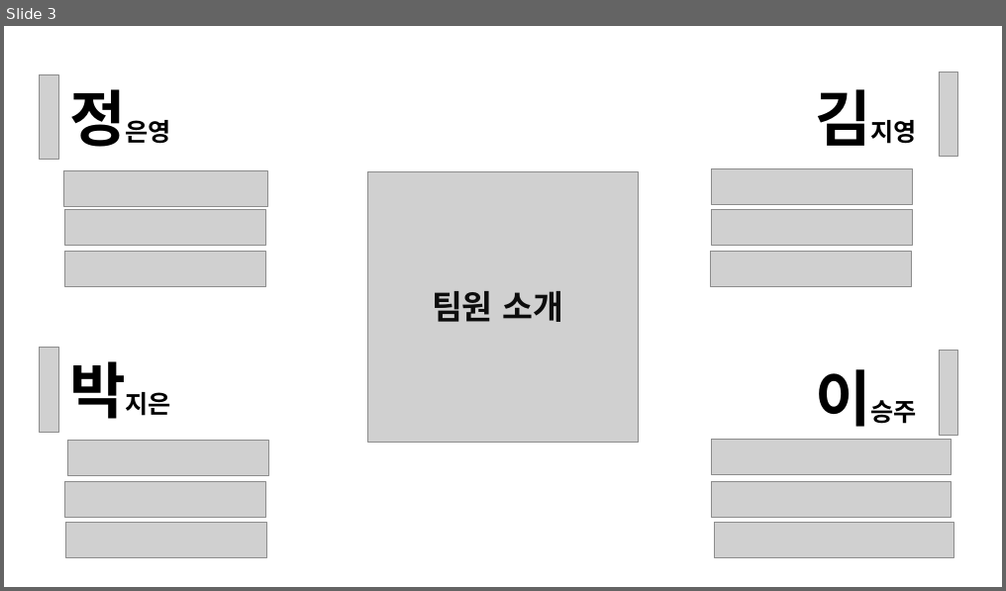
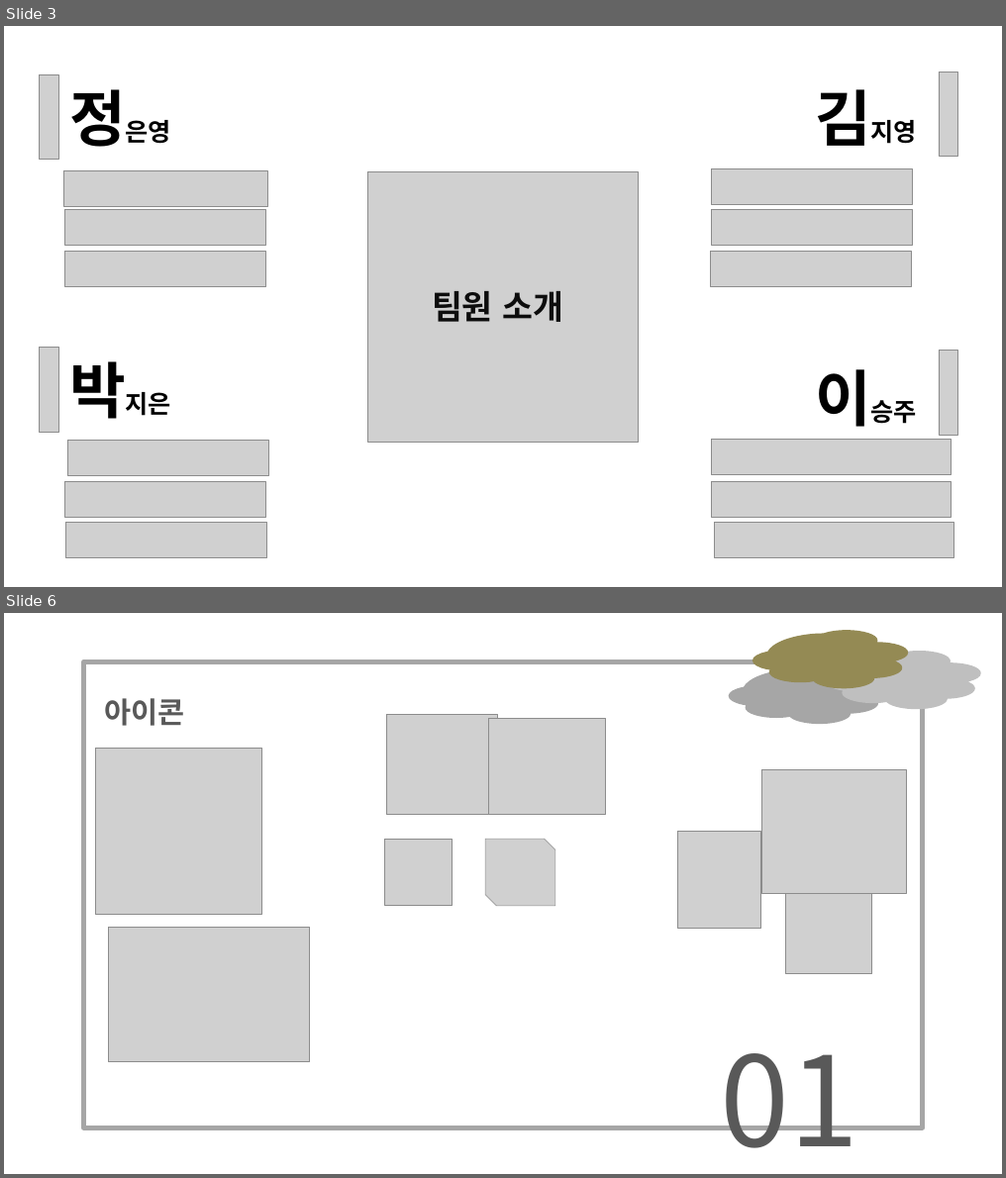
Before and after one commit to jieun000/FIDING-SeoulTourismAPIWeb, a slide deck: jieun/project3/PPT/3번째 프로젝트.pptx. Shown one above the other, each under a label of ours: slide 3 before the commit, slides 3 and 6 after it; the slides between them are not shown. The pictures are 1006x591 and 1006x1178 pixels, drawn with LibreOffice and Linux fonts; fonts in the diff are those of the drawing; grey boxes stand for pictures. Boxes give left, top, right and bottom in pixels: in the first picture for what was removed or moved away, otherwise in the second. Text is boxed around its words. In the diff, an @@ line names an element or a change of style, - is before the commit and + after.

```diff
--- a/jieun/project3/PPT/3번째 프로젝트.pptx
+++ b/jieun/project3/PPT/3번째 프로젝트.pptx
@@ slide 6 added at (4,613,1002,1174), background #FFFFFF @@
@@ freeform shape added at (753,631,907,688), fill #948A54, outline #948A54 2 pt @@
@@ rectangle added at (84,662,923,1129), outline #A6A6A6 6.75 pt @@
@@ freeform shape added at (729,666,883,724), fill #A6A6A6, outline #A6A6A6 2 pt @@
@@ freeform shape added at (826,652,980,709), fill #BFBFBF, outline #BFBFBF 2 pt @@
@@ text added at (105,698,185,726), 42 pt, text #595959, bold @@
+아이콘
@@ picture added at (387,714,497,814) @@
@@ picture added at (489,718,605,815) @@
@@ picture added at (95,749,261,914) @@
@@ picture added at (761,769,906,893) @@
@@ picture added at (385,839,451,905) @@
@@ picture added at (485,839,555,906) @@
@@ picture added at (677,832,761,929) @@
@@ picture added at (786,893,872,973) @@
@@ picture added at (108,927,309,1062) @@
@@ text added at (720,1054,858,1149), 180 pt, text #595959 @@
+01
```
Also in this commit, not shown: 7 slides changed, 8 other slides added, 15 other files.
